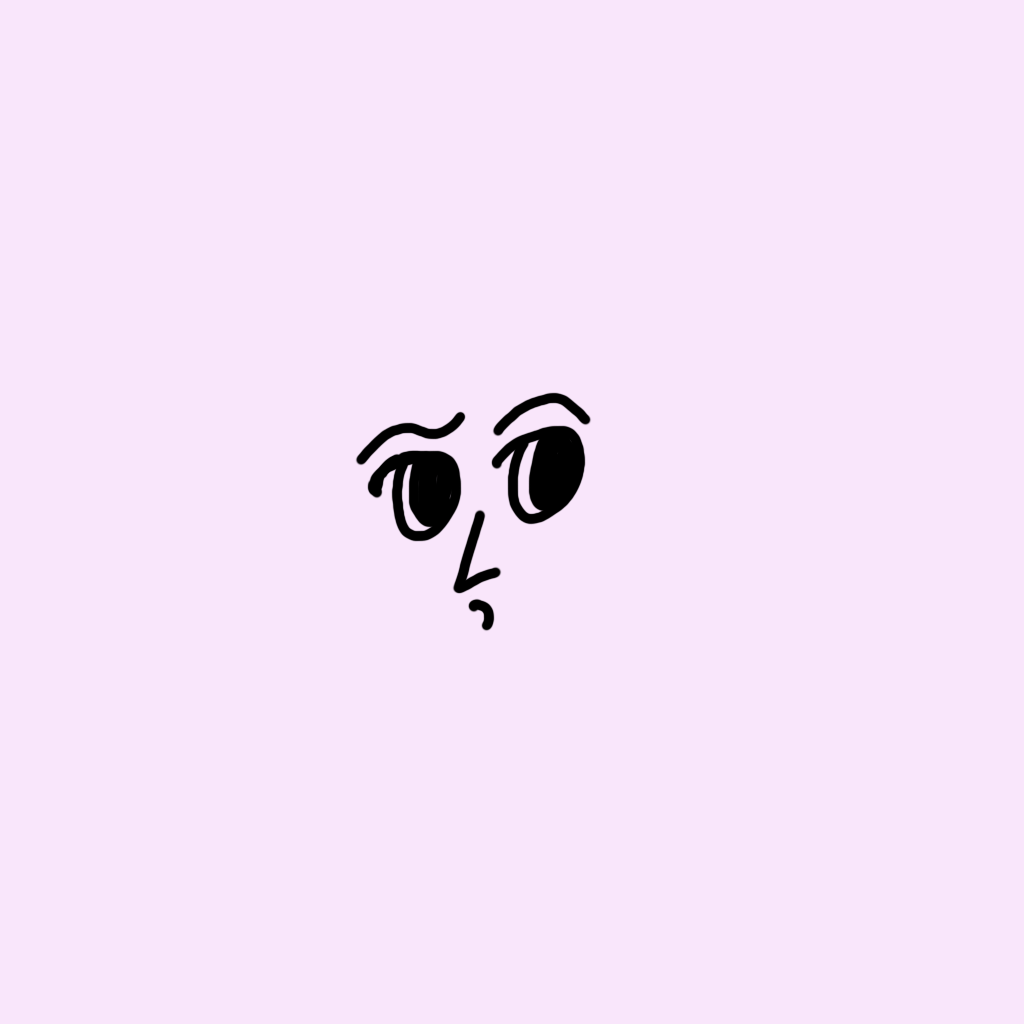
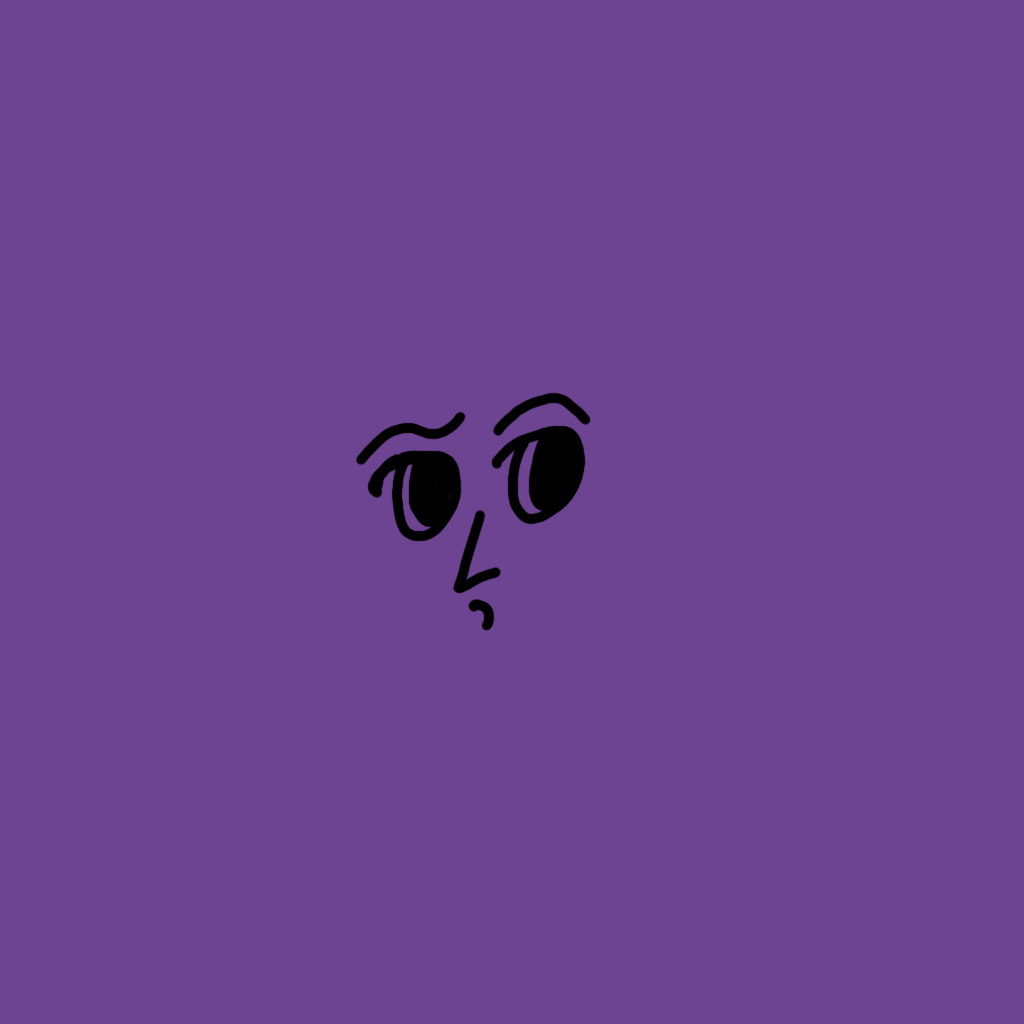
Layers edited between the first and the second 1024x1024 image:
painted on "レイヤー 2" over [0, 0, 1024, 1024]
